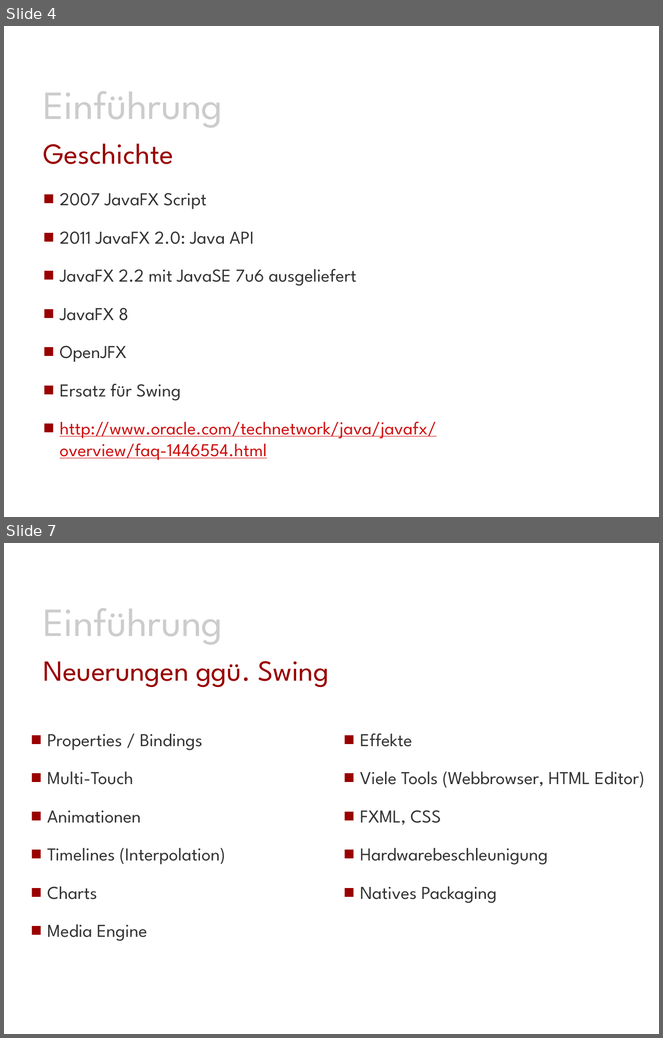
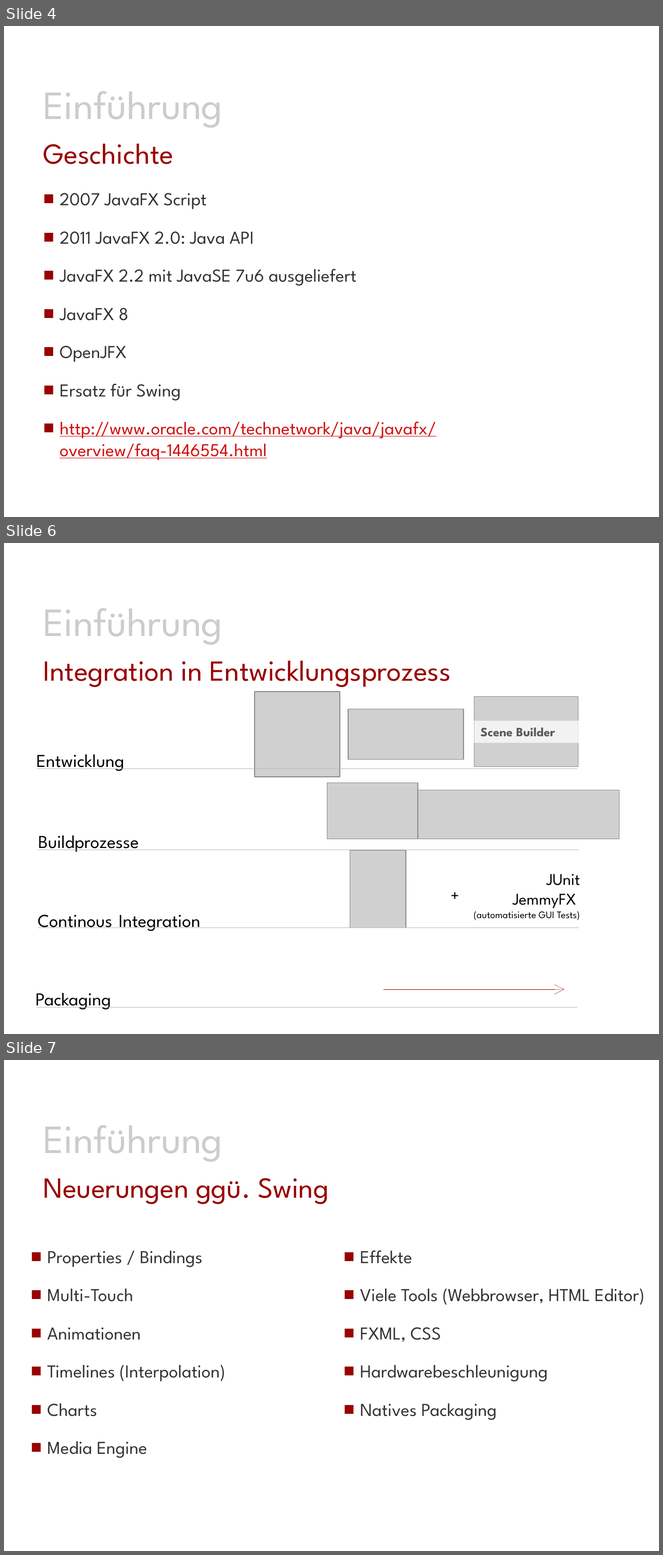
Before and after one commit to Morkunas/jfxusergroup, a slide deck: JavaFX-UserGroup.pptx. Shown one above the other, each under a label of ours: slides 4 and 7 before the commit, slides 4, 6 and 7 after it; the slides between them are not shown. The pictures are 663x1038 and 663x1555 pixels, drawn with LibreOffice and Linux fonts; fonts in the diff are those of the drawing; grey boxes stand for pictures; background and template pictures are left out. Boxes give left, top, right and bottom in pixels: in the first picture for what was removed or moved away, otherwise in the second. Text is boxed around its words. In the diff, an @@ line names an element or a change of style, - is before the commit and + after.

```diff
--- a/JavaFX-UserGroup.pptx
+++ b/JavaFX-UserGroup.pptx
@@ slide 6 added at <box>4,543,659,1034</box>, background #FFFFFF @@
@@ text added at <box>44,608,223,645</box>, 44 pt, text #CCCCCC @@
+Einführung
@@ title added at <box>44,661,451,688</box>, 32 pt, text #990000 @@
+Integration in Entwicklungsprozess
@@ picture added at <box>255,692,340,777</box> @@
@@ picture added at <box>475,697,579,767</box> @@
@@ picture added at <box>348,709,463,760</box> @@
@@ rectangle added at <box>475,721,579,744</box>, fill #FFFFFF at 73% opacity, 14 pt, text #595959, bold @@
+Scene Builder
@@ text added at <box>36,755,124,771</box>, 20 pt, text #000000 @@
+Entwicklung
@@ line added from (37, 768) to (577, 768), #B8B8B8 0.25 pt @@
@@ picture added at <box>327,783,417,840</box> @@
@@ picture added at <box>406,791,620,840</box> @@
@@ text added at <box>38,836,139,852</box>, 20 pt, text #000000 @@
+Buildprozesse
@@ line added from (38, 850) to (579, 850), #B8B8B8 0.25 pt @@
@@ picture added at <box>350,851,405,928</box> @@
@@ text added at <box>444,882,467,908</box>, 18 pt, text #000000 @@
++
@@ text added at <box>474,874,580,921</box>, 11 pt, text #000000 @@
+JUnit
+JemmyFX
+(automatisierte GUI Tests)
@@ text added at <box>38,915,201,931</box>, 20 pt, text #000000 @@
+Continous Integration
@@ line added from (38, 928) to (579, 928), #B8B8B8 0.25 pt @@
@@ text added at <box>36,993,111,1010</box>, 20 pt, text #000000 @@
+Packaging
@@ arrow added from (384, 990) to (564, 990), #990000 0.25 pt @@
@@ line added from (37, 1007) to (577, 1007), #B8B8B8 0.25 pt @@
```
Also in this commit, not shown: 2 slides changed, 5 other slides added, 2 slides removed.
